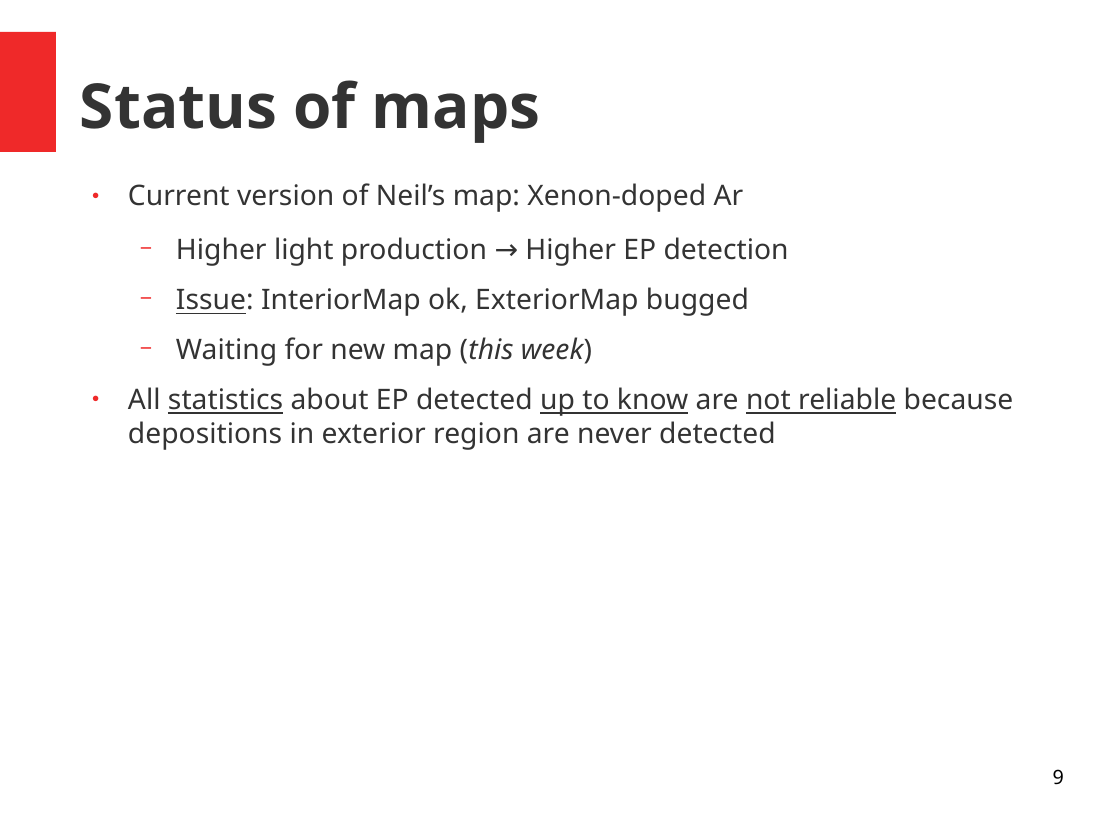
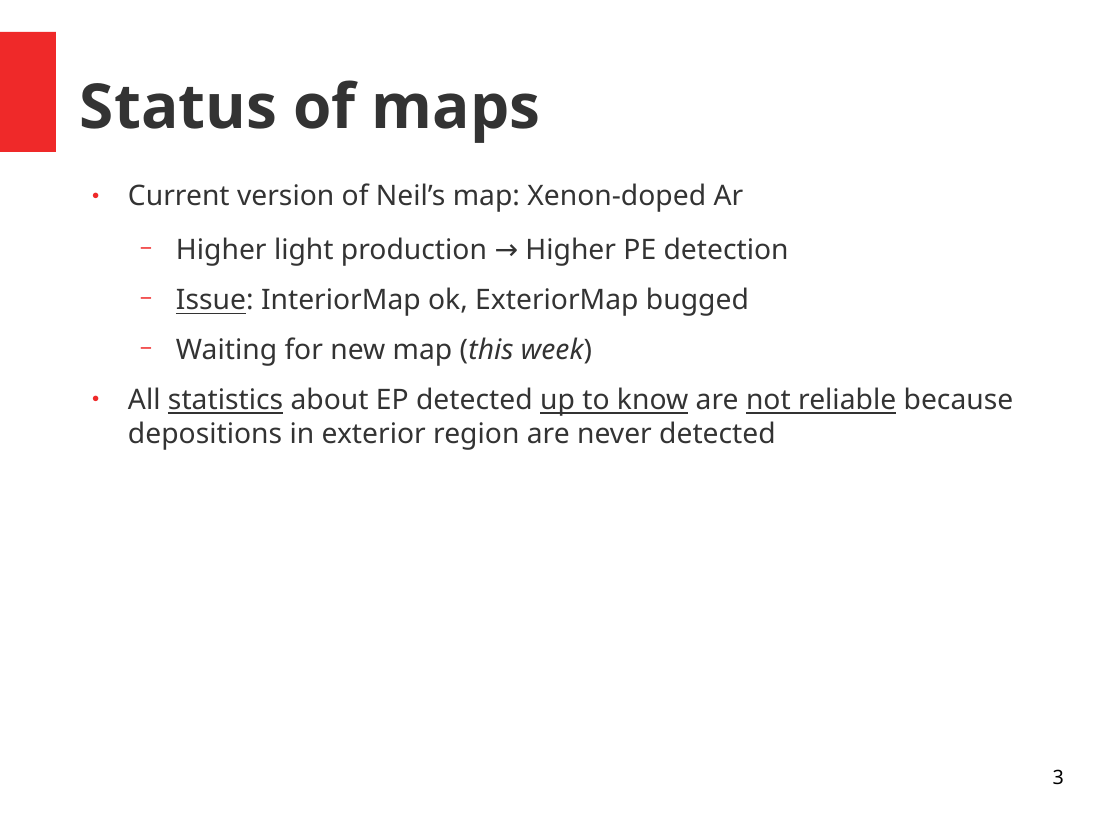
Before and after one commit to luigiberducci/ML4NP, a slide deck: slide 3 of Docs/meeting_ml4np_11mag2020.odp (slide 9 before the commit). Drawn at 1120x840 pixels with LibreOffice and Linux fonts; fonts in the diff are those of the drawing. Boxes give left, top, right and bottom in pixels: in the first picture for what was removed or moved away, otherwise in the second. Text is boxed around its words. In the diff, an @@ line names an element or a change of style, - is before the commit and + after.

```diff
--- a/Docs/meeting_ml4np_11mag2020.odp
+++ b/Docs/meeting_ml4np_11mag2020.odp
@@ text at bbox=[176, 237, 789, 266]: text changed @@
-  − Higher light production → Higher EP detection
+  − Higher light production → Higher PE detection
@@ page number at bbox=[1053, 769, 1064, 785]: text changed @@
-9
+3
```
Also in this commit, not shown: 4 other slides changed, 3 slides added, 8 slides removed.
